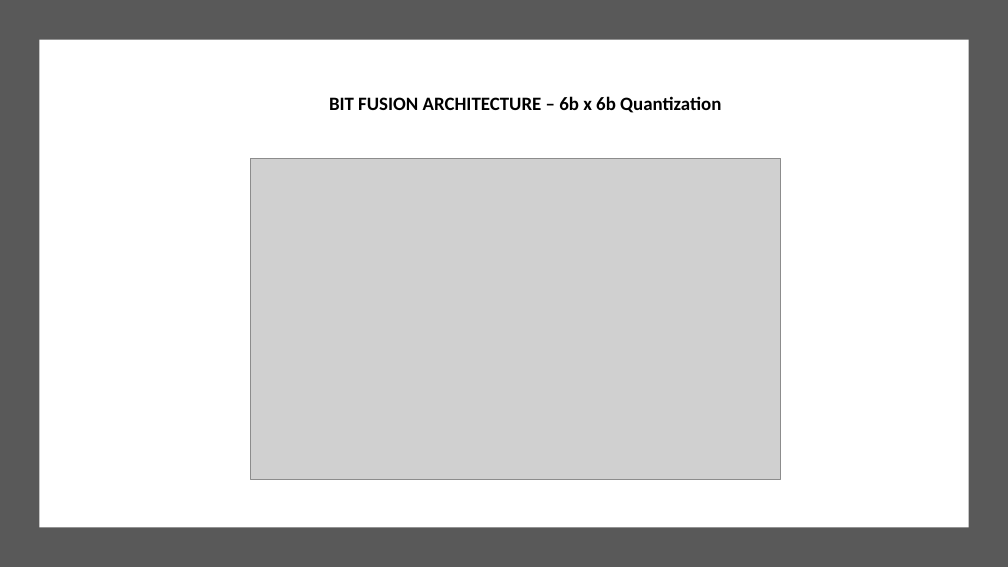
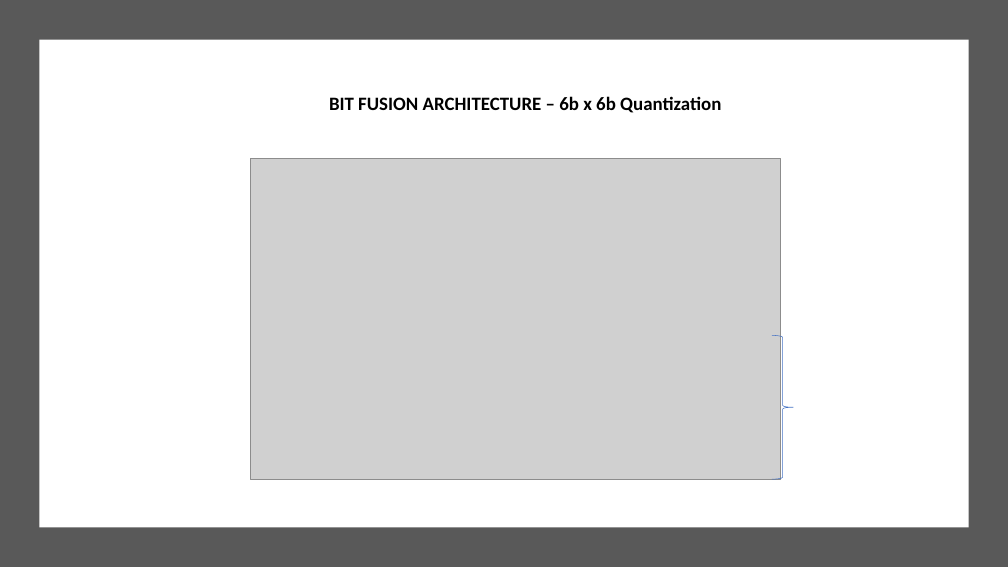
Before and after one commit to guptarohit994/bitfusionQuant6b, a slide deck: slide 5 of Presentation_Status.pptx (slide 3 before the commit). Drawn at 1008x567 pixels with LibreOffice and Linux fonts; fonts in the diff are those of the drawing; grey boxes stand for pictures. Boxes give left, top, right and bottom in pixels: in the first picture for what was removed or moved away, otherwise in the second. Text is boxed around its words. In the diff, an @@ line names an element or a change of style, - is before the commit and + after.

```diff
--- a/Presentation_Status.pptx
+++ b/Presentation_Status.pptx
@@ right brace added at [772, 336, 793, 479], outline #4472C4 0.5 pt @@
```
Also in this commit, not shown: 5 other slides changed, 5 slides added.
